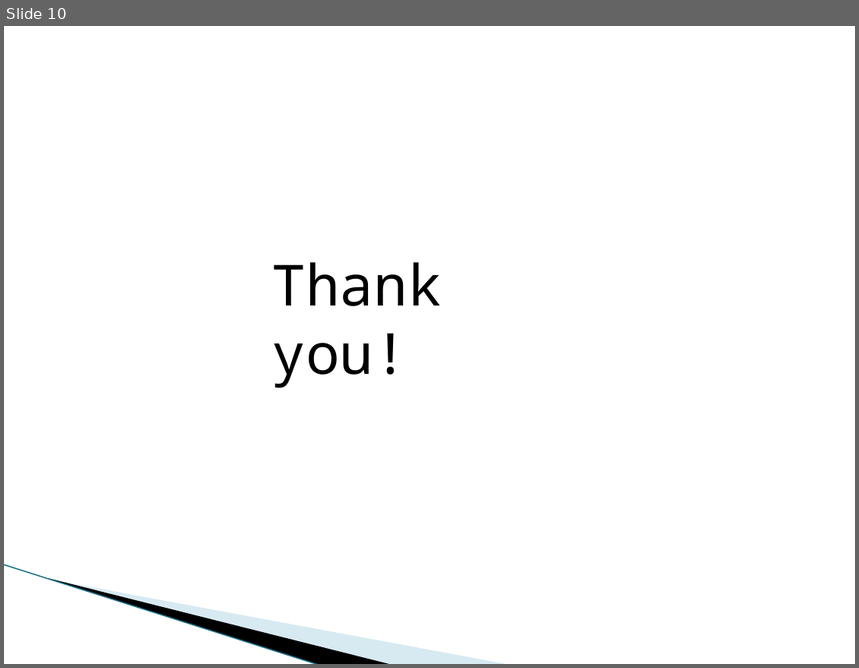
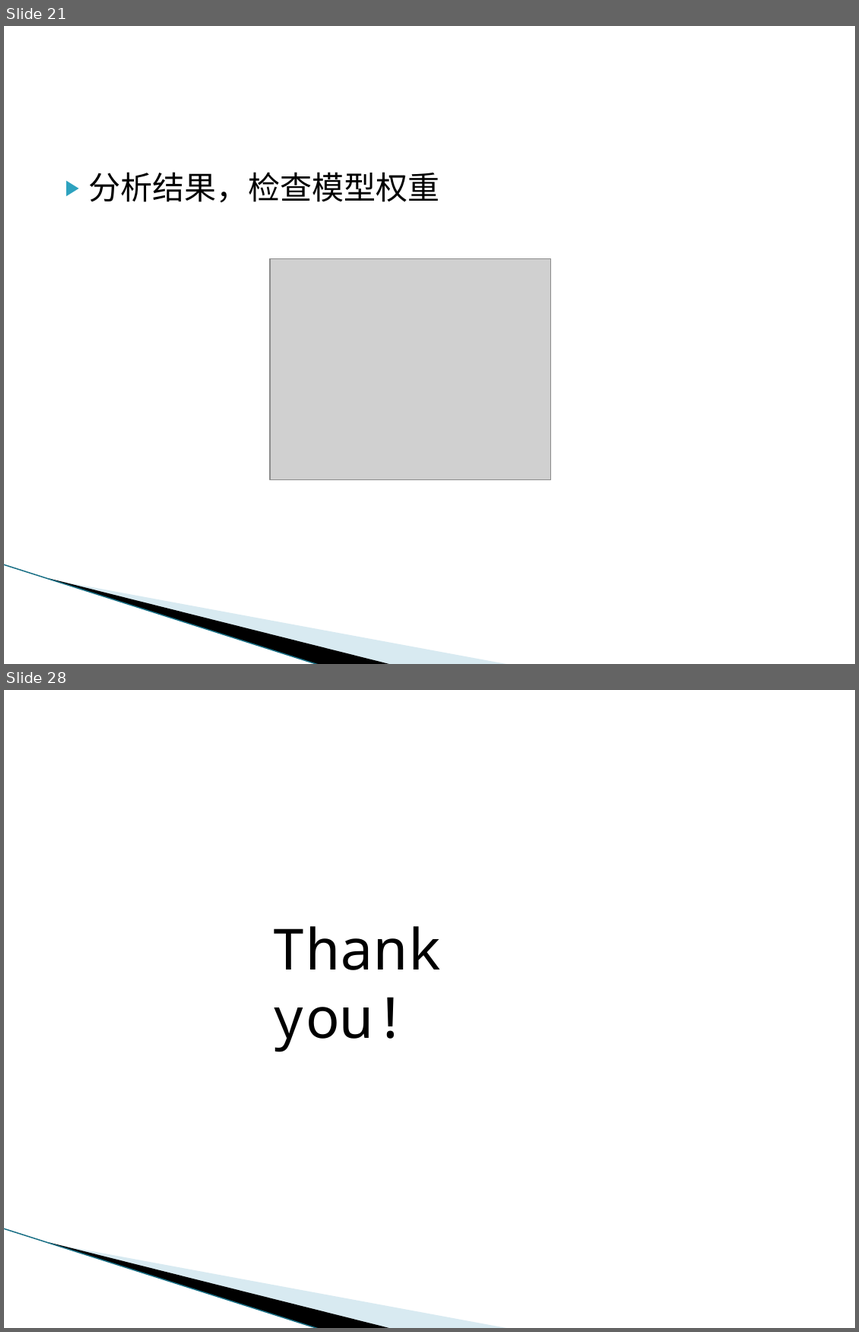
Before and after one commit to evangelist64/ml_test, a slide deck: kaggle/kaggle实战案例分享.pptx. Shown one above the other, each under a label of ours: slide 10 before the commit, slides 21 and 28 after it; the slides between them are not shown. The pictures are 859x668 and 859x1332 pixels, drawn with LibreOffice and Linux fonts; fonts in the diff are those of the drawing; grey boxes stand for pictures; background and template pictures are left out. Boxes give left, top, right and bottom in pixels: in the first picture for what was removed or moved away, otherwise in the second. Text is boxed around its words. In the diff, an @@ line names an element or a change of style, - is before the commit and + after.

```diff
--- a/kaggle/kaggle实战案例分享.pptx
+++ b/kaggle/kaggle实战案例分享.pptx
@@ slide 21 added at (4,26,855,664), background #FFFFFF; not listed: 3 template elements that a slide beside it also shows @@
@@ text added at (89,172,440,203), 27 pt, text #000000 @@
+▶ 分析结果，检查模型权重
@@ picture added at (269,259,550,480) @@
@@ what was slide 10 is now slide 28 @@
```
Also in this commit, not shown: 1 slide changed, 18 other slides added, 1 slide removed, 1 other file.
